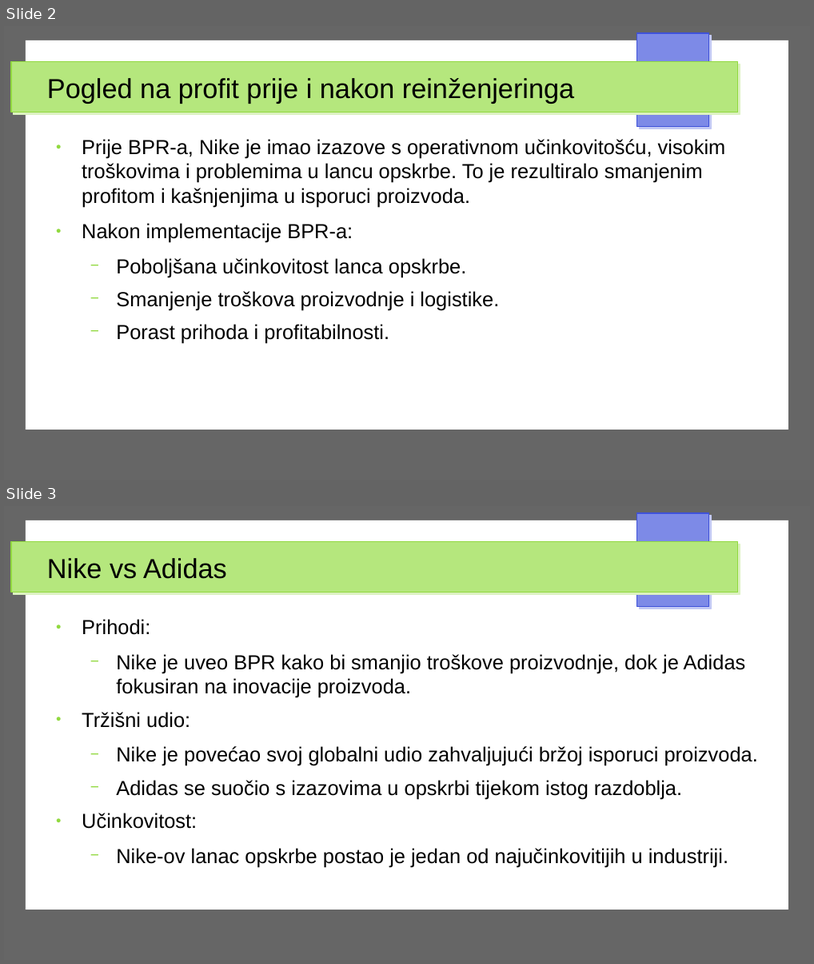
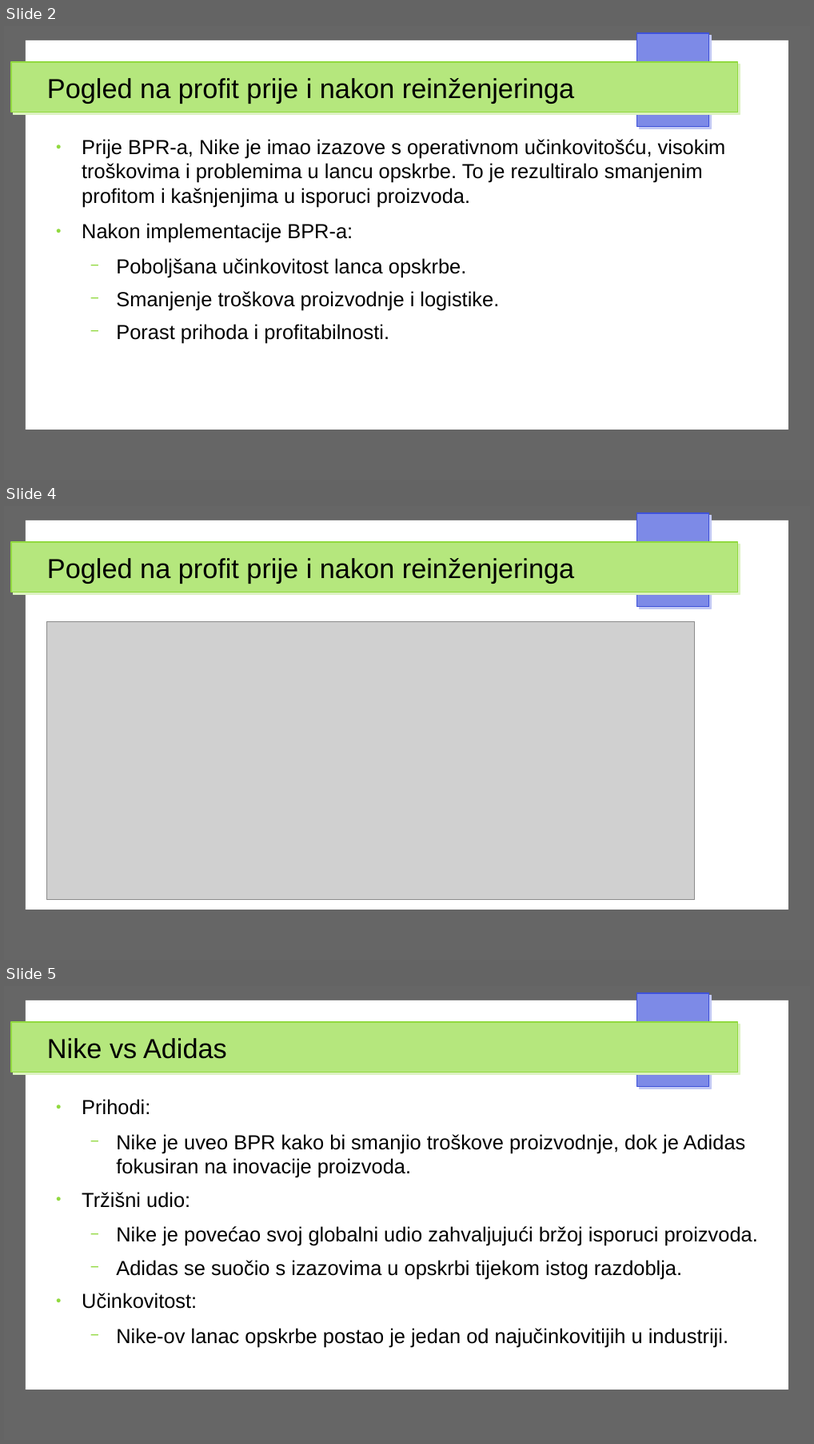
Before and after one commit to robertkt01/rpp, a slide deck: Nike_BPR_Prezentacija.pptx. Shown one above the other, each under a label of ours: slides 2 and 3 before the commit, slides 2, 4 and 5 after it; the slides between them are not shown. The pictures are 814x964 and 814x1444 pixels, drawn with LibreOffice and Linux fonts; fonts in the diff are those of the drawing; grey boxes stand for pictures. Boxes give left, top, right and bottom in pixels: in the first picture for what was removed or moved away, otherwise in the second. Text is boxed around its words. In the diff, an @@ line names an element or a change of style, - is before the commit and + after.

```diff
--- a/Nike_BPR_Prezentacija.pptx
+++ b/Nike_BPR_Prezentacija.pptx
@@ slide 4 added at [4, 506, 810, 960], background #FFFFFF; not listed: 4 template elements that a slide beside it also shows @@
@@ title added at [47, 558, 574, 583], 27 pt, text #000000 @@
+Pogled na profit prije i nakon reinženjeringa
@@ picture added at [47, 621, 695, 899] @@
@@ what was slide 3 is now slide 5 @@
```
Also in this commit, not shown: 4 slides changed, 4 other slides added.
